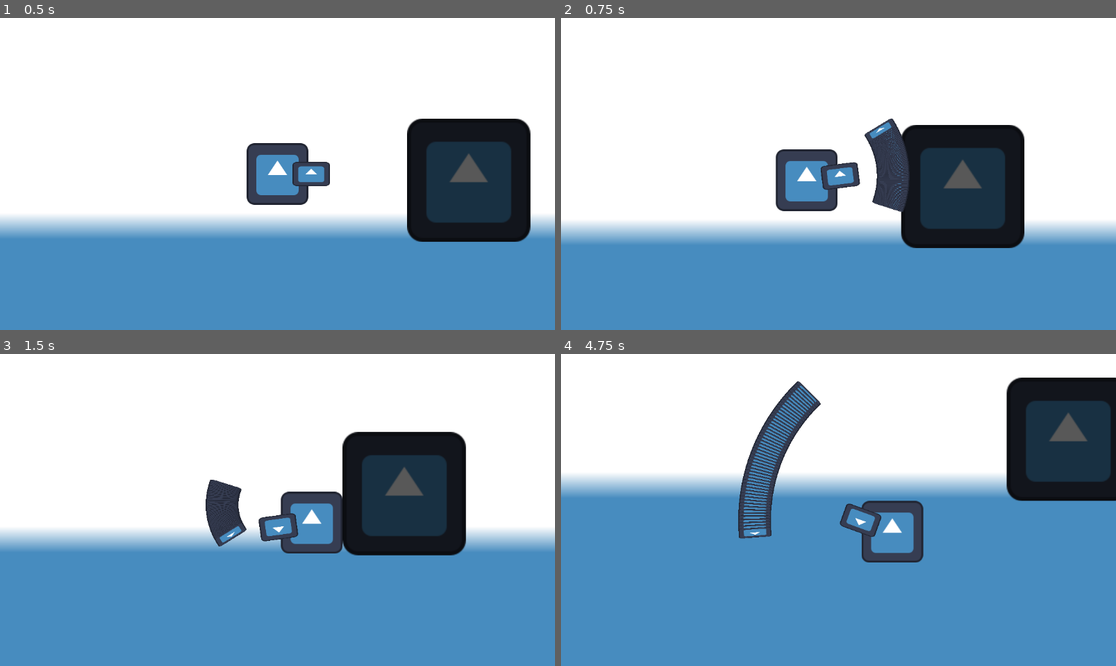
Above: before the commit, frames 1-4 (two rows, left to right).
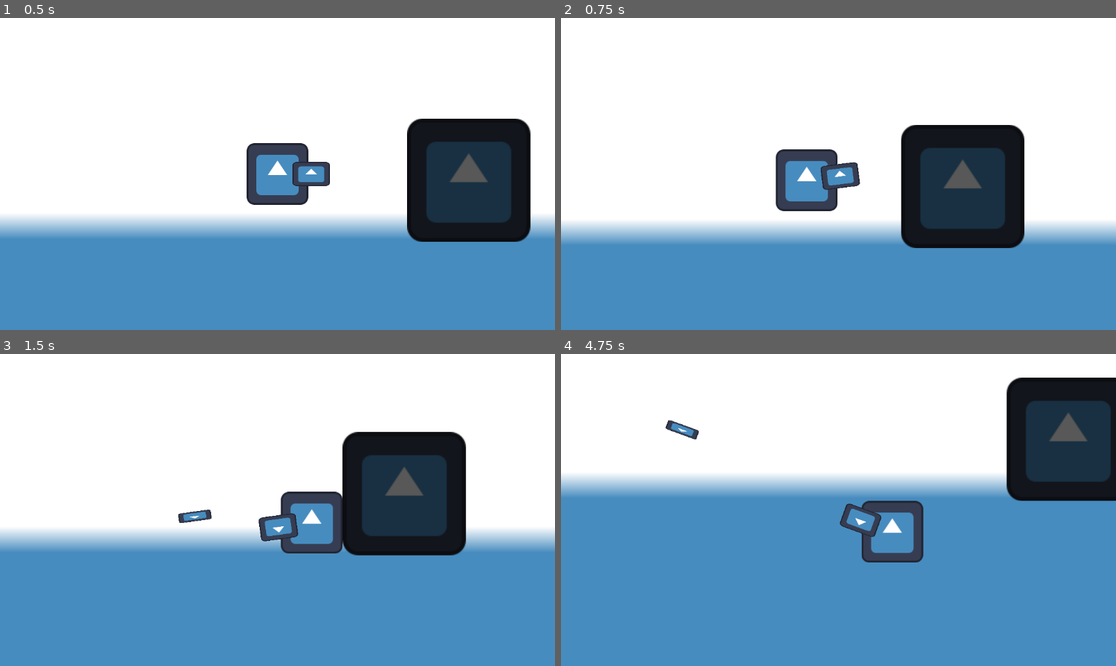
Above: after the commit, the same moments.

Repository: Shuflduf/MultiMurder
Game: Godot game, scene res://scenes/main.tscn
Same seed, same stepped clock (60 frames per second), same inputs: the game is played once before the commit and once after it. The engine's default icon, where the game draws it, is replaced by a stand-in: a white triangle on a blue panel in a dark square.
Inputs (mouse positions are in pixels of both pictures, inside the frame that each line leads up to):
- Up to frame 1 (0.5 s): no input
- Up to frame 2 (0.75 s): tap Enter at 0.5 s; move the mouse to (960, 158) at 0.52 s; press the mouse at (960, 158) at 0.53 s; hold D (right) from 0.53 s (still down)
- Up to frame 3 (1.5 s): move the mouse to (166, 525) at 1.27 s; release D (right) at 1.28 s; release the mouse at (166, 525) at 1.28 s; hold S (down) from 1.28 s (still down); click (166, 525) at 1.35 s
- Up to frame 4 (4.75 s): move the mouse to (894, 441) at 2.02 s; release S (down) at 2.03 s; press the mouse at (894, 441) at 2.03 s; hold D (right) 2.03-2.78 s; move the mouse to (810, 572) at 2.77 s; release the mouse at (810, 572) at 2.78 s; hold W (up) 2.78-3.53 s; click (810, 572) at 2.85 s; move the mouse to (1005, 556) at 3.52 s; press the mouse at (1005, 556) at 3.53 s; hold A (left) from 3.53 s (still down); move the mouse to (672, 463) at 4.27 s; release the mouse at (672, 463) at 4.28 s; click (672, 463) at 4.35 s

Frame 1 is identical in both runs. In frame 2, 1.6% of the frame differs, in the area x 54-63%, y 32-63%; in frame 3, 1.3%; in frame 4, 3.0%, in the area x 18-47%, y 8-60%.

Commit message:
live reloading

Diff:
--- a/project.godot
+++ b/project.godot
@@ -14,6 +14,10 @@
 run/main_scene="res://scenes/main.tscn"
 config/features=PackedStringArray("4.2", "Forward Plus")
 config/icon="res://icon.svg"
+
+[display]
+
+window/size/always_on_top=true
 
 [editor_plugins]
 
--- a/scenes/bullet.tscn
+++ b/scenes/bullet.tscn
@@ -25,7 +25,7 @@
 script = ExtResource("2_xu2tu")
 direction = Vector2(1, 0)
 actor = NodePath("..")
-speed = 1000
+speed = 1500
 top_down = true
 
 [node name="Area2D" type="Area2D" parent="."]
--- a/scenes/player.tscn
+++ b/scenes/player.tscn
@@ -37,8 +37,8 @@
 
 [node name="Shotgun" parent="." instance=ExtResource("5_vgh3t")]
 script = ExtResource("6_1tqjj")
-pellet_count = 50
-spread = 60
+pellet_count = 10
+spread = 0
 neat_spread = true
 
 [editable path="Shotgun"]
--- a/scripts/bullet.gd
+++ b/scripts/bullet.gd
@@ -2,7 +2,7 @@
 extends CharacterBody2D
 
 @onready var move_component: MoveComponent = $MoveComponent
-@export var timespan = 1
+@export var timespan = 10
 
 func _ready() -> void:
 	update_direction(rotation)
--- a/scripts/guns/shotgun.gd
+++ b/scripts/guns/shotgun.gd
@@ -1,11 +1,17 @@
 class_name Shotgun
 extends Gun
 
-@export_range(1, 50) var pellet_count = 5
-@export_range(0, 90) var spread = 60
+@export_range(1, 50) var pellet_count = 5:
+	set(value):
+		pellet_count = value
+		calculate_spread()
+@export_range(0, 90) var spread = 60:
+	set(value):
+		spread = value
+		calculate_spread()
 @export var neat_spread = true
 
-var offset: int
+var offset: float
 var bullet_dist: float
 
 func _ready() -> void:
@@ -17,14 +23,13 @@
 			var bullet_offset = offset - pellet
 			bullet_offset *= bullet_dist
 
-
-			print(bullet_offset)
-
 			var new_bullet: Bullet = spawner.spawn(bullet)
+			print(offset)
 
 			new_bullet.rotation = deg_to_rad(bullet_offset) + rotation
 			add_child(new_bullet)
 
 func calculate_spread():
-	offset = pellet_count / 2
-	bullet_dist = spread / (pellet_count - 1)
+	offset = (pellet_count - 1) / 2.0
+	bullet_dist = float(spread) / (pellet_count - 1)
+	print(bullet_dist)
